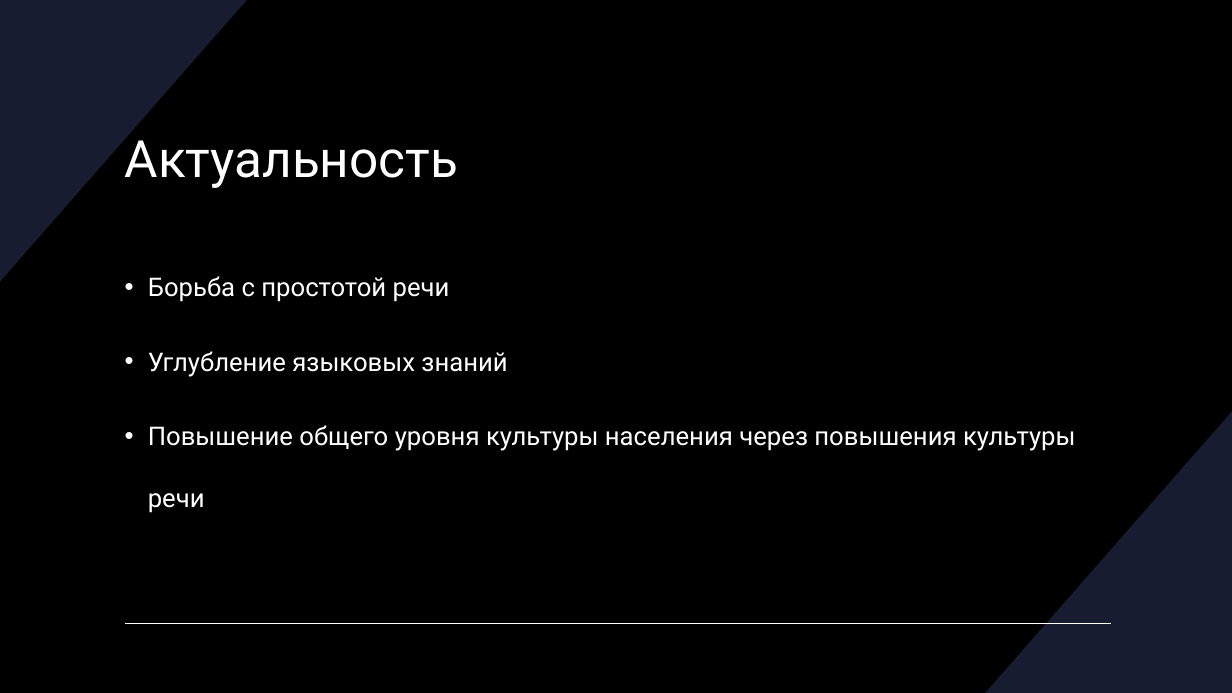
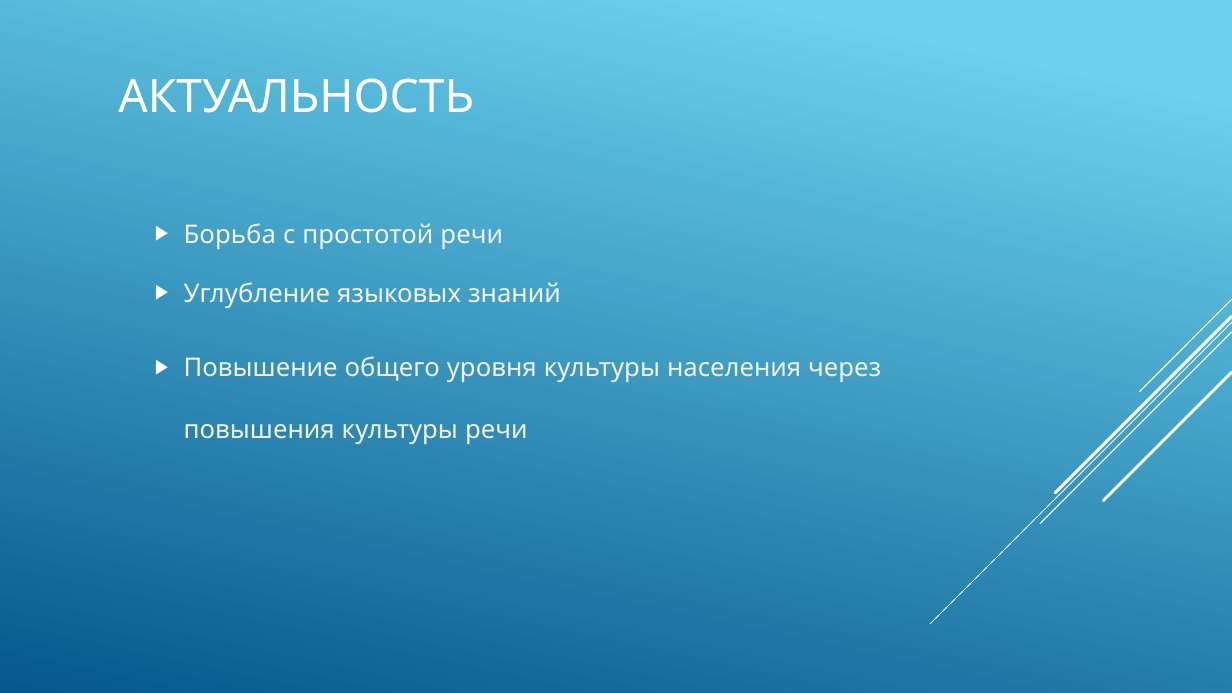
Before and after one commit to Lerika123/verbalize, a slide deck: slide 5 of СловоВед.pptx. Drawn at 1232x693 pixels with LibreOffice and Linux fonts; fonts in the diff are those of the drawing. Boxes give left, top, right and bottom in pixels: in the first picture for what was removed or moved away, otherwise in the second. Text is boxed around its words. In the diff, an @@ line names an element or a change of style, - is before the commit and + after.

```diff
--- a/СловоВед.pptx
+++ b/СловоВед.pptx
@@ background #000000 to gradient #6ED2EB to #06588E @@
@@ freeform shape removed at box(0, 0, 247, 282) @@
@@ title at box(118, 78, 474, 113): text changed; size 40 to 36 pt; font Roboto to Quicksand @@
-Актуальность
+АКТУАЛЬНОСТЬ
@@ text "Борьба с простотой речи": place and size @@
-text "Борьба с простотой речи" at box(148, 276, 1076, 513)
+text "Борьба с простотой речи" at box(184, 223, 881, 444)
@@ text "Борьба с простотой речи" at box(184, 223, 881, 444): font Roboto to Quicksand, text colour #FFFFFF to #F2F2F2; bullet • to ▶; line spacing 2 to 1.5 @@
@@ group added at box(931, 299, 1232, 624): 5 lines @@
@@ freeform shape removed at box(985, 411, 1232, 693) @@
@@ line removed from (125, 624) to (1111, 624) @@
```
Also in this commit, not shown: 8 other slides changed, 6 slides added.
